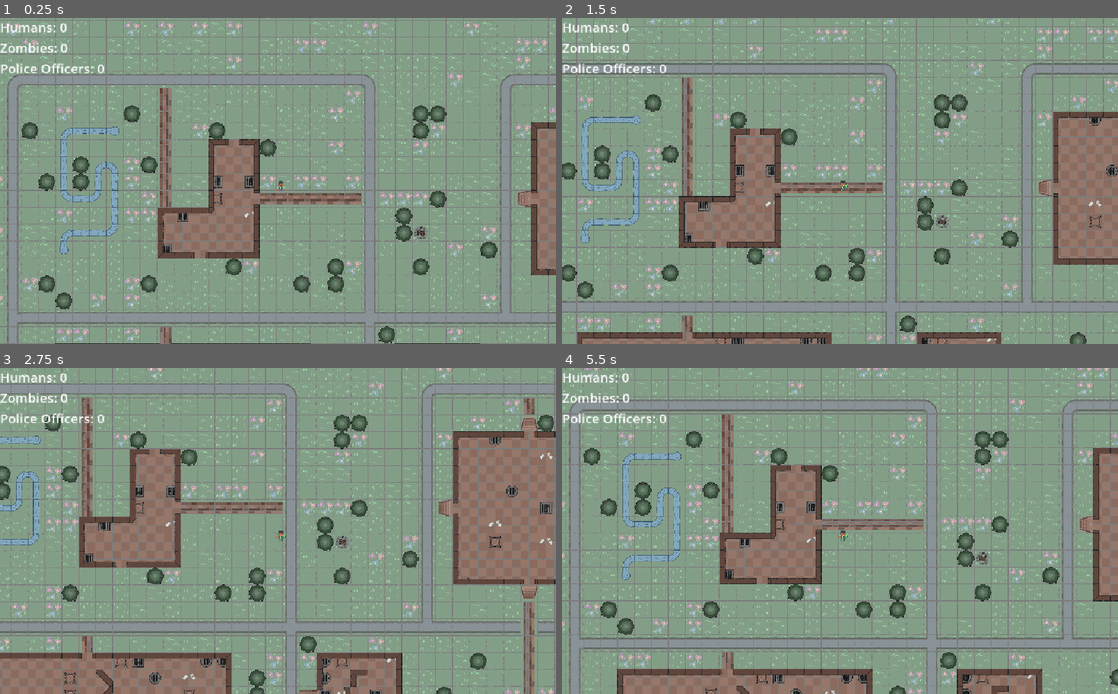
Above: before the commit, frames 1-4 (two rows, left to right).
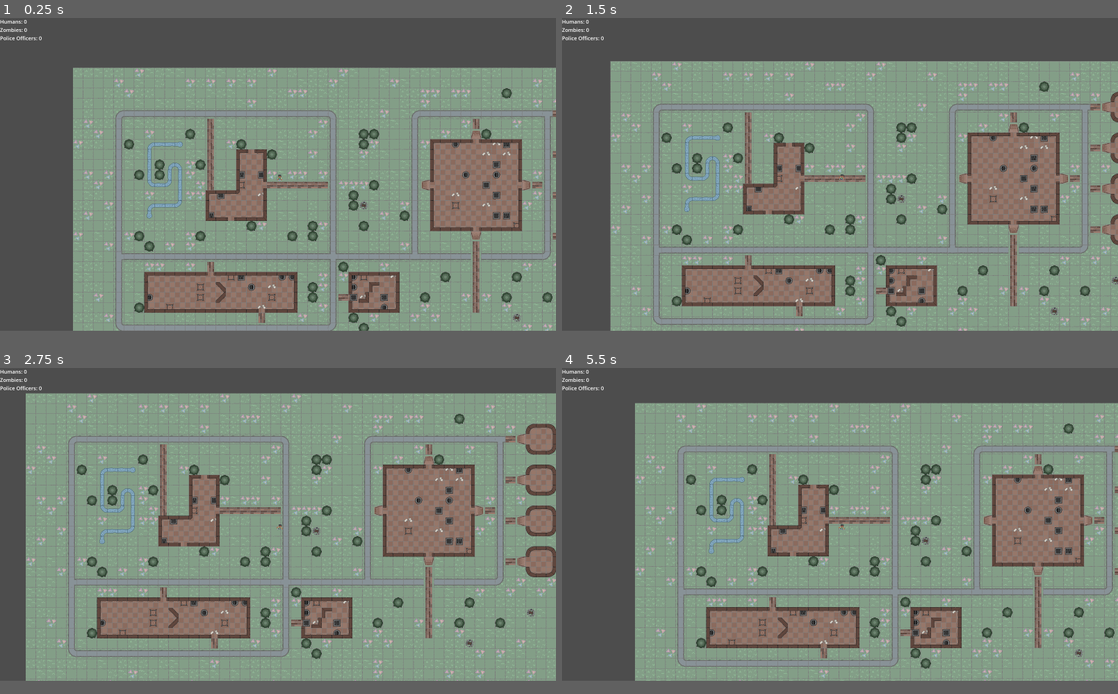
Above: after the commit, the same moments.

Repository: padraik/JamSepticEye
Game: Godot game, scene res://scenes/main.tscn
Two runs of this game, one before a commit and one after it. Both use one fixed random seed, a clock stepped at 60 frames per second and the inputs below.
Inputs:
- Up to frame 1 (0.25 s): no input
- Up to frame 2 (1.5 s): tap Enter (ui_accept) at 0.5, 0.77 s; hold D (move_right) 0.53-1.28 s; hold S (move_down) from 1.28 s (still down)
- Up to frame 3 (2.75 s): tap Enter (ui_accept) at 1.52 s; release S (move_down) at 2.03 s; hold D (move_right) from 2.03 s (still down)
- Up to frame 4 (5.5 s): release D (move_right) at 2.78 s; hold W (move_up) 2.78-3.53 s; tap Enter (ui_accept) at 3.02, 3.77, 4.52 s; hold A (move_left) 3.53-5.03 s; hold S (move_down) from 5.03 s (still down)
In our replay, the window is 800x469 before the commit and 800x450 after it. These sizes can differ from the game's own. Grey fills any space a smaller window leaves; there, only what the larger window draws over its background counts as a difference.

The runs differ from the first frame. In frame 1, 58% of the frame differs, in the area x 0-100%, y 0-100%; in frame 2, 57%; in frame 3, 56%; in frame 4, 59%.

Commit message:
Added stabby animation and changed project settings to make window bigger

Diff:
--- a/project.godot
+++ b/project.godot
@@ -21,9 +21,20 @@
 
 [display]
 
-window/size/viewport_width=1024
-window/size/viewport_height=600
+window/size/viewport_width=2560
+window/size/viewport_height=1440
+window/size/resizable=true
+window/size/borderless=false
+window/size/always_on_top=false
+window/size/transparent=false
+window/size/no_focus=false
+window/size/initial_position_type=0
+window/size/initial_position_x=100
+window/size/initial_position_y=100
 window/stretch/mode="canvas_items"
+window/stretch/aspect="expand"
+window/per_pixel_transparency/allowed=false
+window/per_pixel_transparency/enabled=false
 
 [input]
 
--- a/scenes/player.tscn
+++ b/scenes/player.tscn
@@ -101,12 +101,6 @@
 }, {
 "duration": 5.0,
 "texture": SubResource("AtlasTexture_d2wvv")
-}, {
-"duration": 5.0,
-"texture": SubResource("AtlasTexture_d2wvv")
-}, {
-"duration": 5.0,
-"texture": SubResource("AtlasTexture_d2wvv")
 }],
 "loop": false,
 "name": &"stab",
@@ -137,7 +131,7 @@
 shape = SubResource("CapsuleShape2D_12345")
 
 [node name="Camera2D" type="Camera2D" parent="."]
-zoom = Vector2(0.333, 0.333)
+zoom = Vector2(0.5, 0.5)
 
 [node name="ConversionArea" type="Area2D" parent="."]
 collision_layer = 0
--- a/scripts/main.gd
+++ b/scripts/main.gd
@@ -7,6 +7,13 @@
 # Called when the node enters the scene tree for the first time.
 func _ready():
 	randomize()
+
+	# Force window size for Mac - try multiple approaches
+	call_deferred("_set_window_size")
+
+	# Also try setting it immediately
+	get_window().size = Vector2i(2560, 1440)
+	get_window().position = Vector2i(100, 100)
 
 	var humans = get_tree().get_nodes_in_group("humans")
 	for human in humans:
@@ -20,6 +27,12 @@
 
 	ui.update_counts(humans - police, zombies, police)
 
+func _set_window_size():
+	# Try setting window size after everything is initialized
+	get_window().size = Vector2i(2560, 1440)
+	get_window().position = Vector2i(100, 100)
+	print("Window size set to: ", get_window().size)
+
 func _on_conversion_complete(person):
 	if person.is_queued_for_deletion():
 		return
--- a/scripts/player.gd
+++ b/scripts/player.gd
@@ -13,7 +13,7 @@
 
 	# Create timer for stab animation
 	stab_timer = Timer.new()
-	stab_timer.wait_time = 2.0
+	stab_timer.wait_time = 0.5  # Half second for faster stab animation
 	stab_timer.one_shot = true
 	stab_timer.timeout.connect(_on_stab_timer_timeout)
 	add_child(stab_timer)
@@ -22,6 +22,10 @@
 	var direction = Input.get_vector("move_left", "move_right", "move_up", "move_down")
 	velocity = direction * speed
 	move_and_slide()
+
+	# Debug: Print current animation state every few frames
+	if Engine.get_process_frames() % 60 == 0:  # Print every 60 frames (about once per second)
+		print("Current animation: ", animated_sprite.animation, " is_stabbing: ", is_stabbing)
 
 	# Handle animations based on movement (but don't override stab animation)
 	if not is_stabbing:
@@ -71,10 +75,14 @@
 		_return_to_movement_animation()
 
 func _return_to_movement_animation():
+	print("_return_to_movement_animation called")
 	is_stabbing = false
 	stab_timer.stop()
 	var direction = Input.get_vector("move_left", "move_right", "move_up", "move_down")
+	print("Direction length: ", direction.length())
 	if direction.length() > 0:
+		print("Playing run animation")
 		animated_sprite.play("run")
 	else:
+		print("Playing idle animation")
 		animated_sprite.play("idle")
